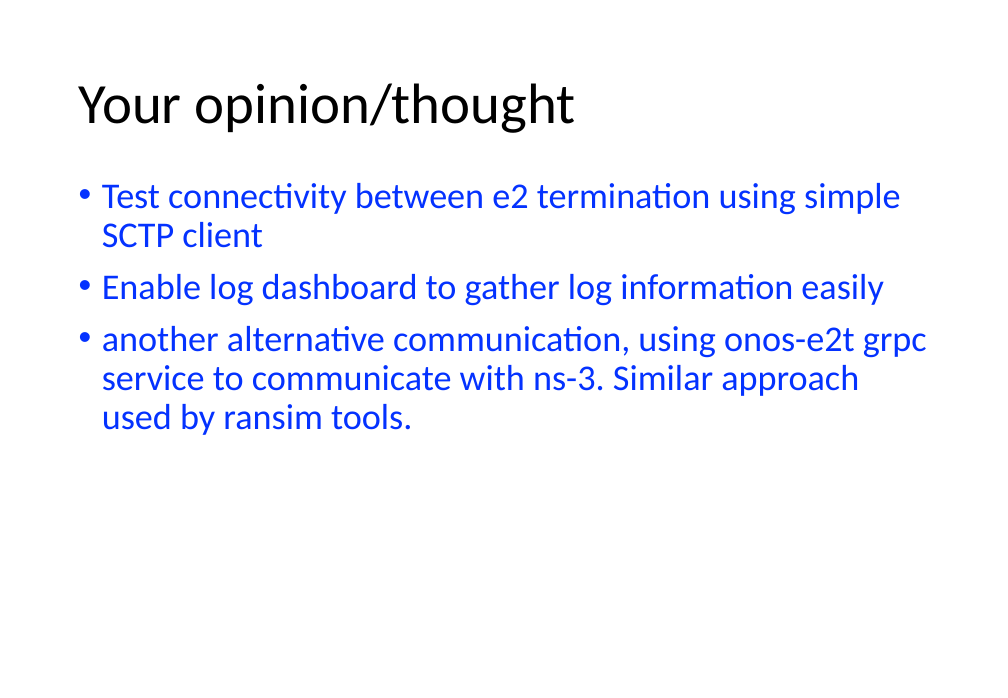
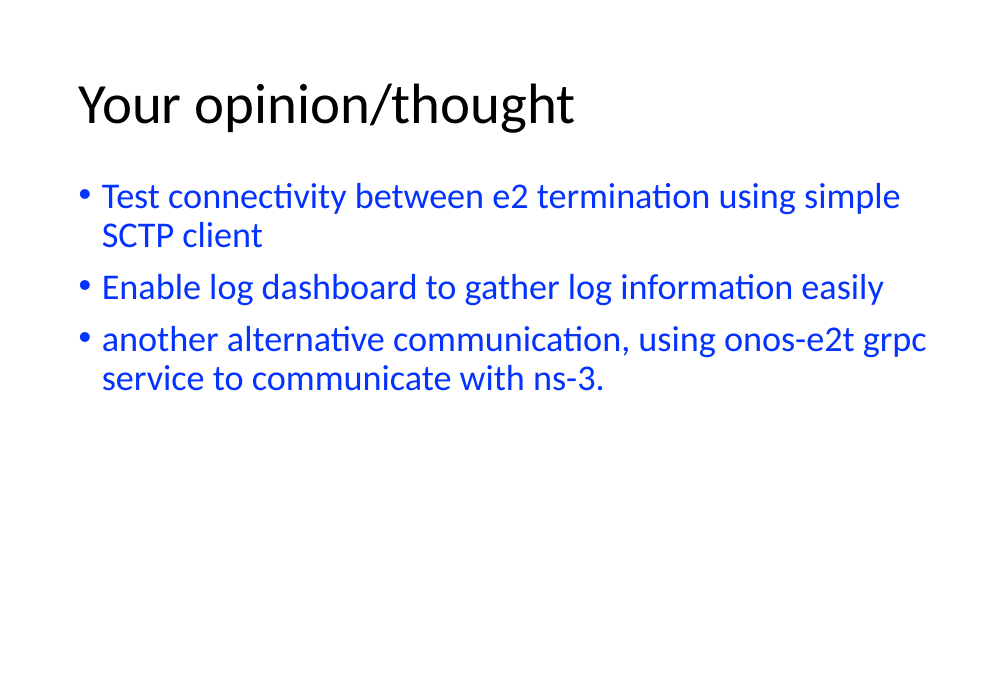
Before and after one commit to dhanifudin/presentation, a slide deck: slide 13 of O-RAN 20230220-20230224.pptx. Drawn at 1008x698 pixels with LibreOffice and Linux fonts; fonts in the diff are those of the drawing. Boxes give left, top, right and bottom in pixels: in the first picture for what was removed or moved away, otherwise in the second. Text is boxed around its words. In the diff, an @@ line names an element or a change of style, - is before the commit and + after.

Commit message:
update

```diff
--- a/O-RAN 20230220-20230224.pptx
+++ b/O-RAN 20230220-20230224.pptx
@@ text at (102,326,927,391): text changed @@
-• another alternative communication, using onos-e2t grpc service to communicate with ns-3. Similar approach used by ransim tools.
+• another alternative communication, using onos-e2t grpc service to communicate with ns-3.
```
